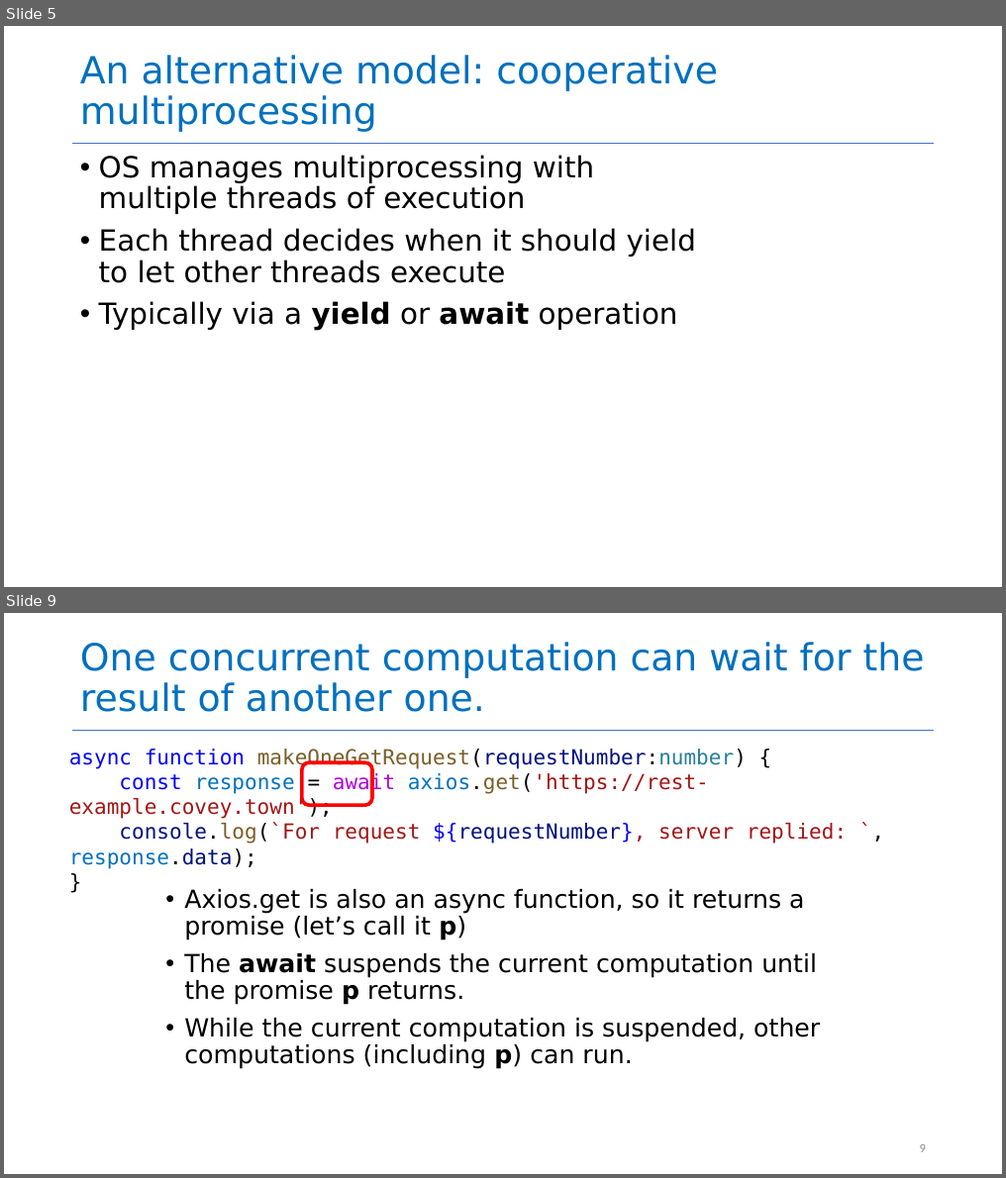
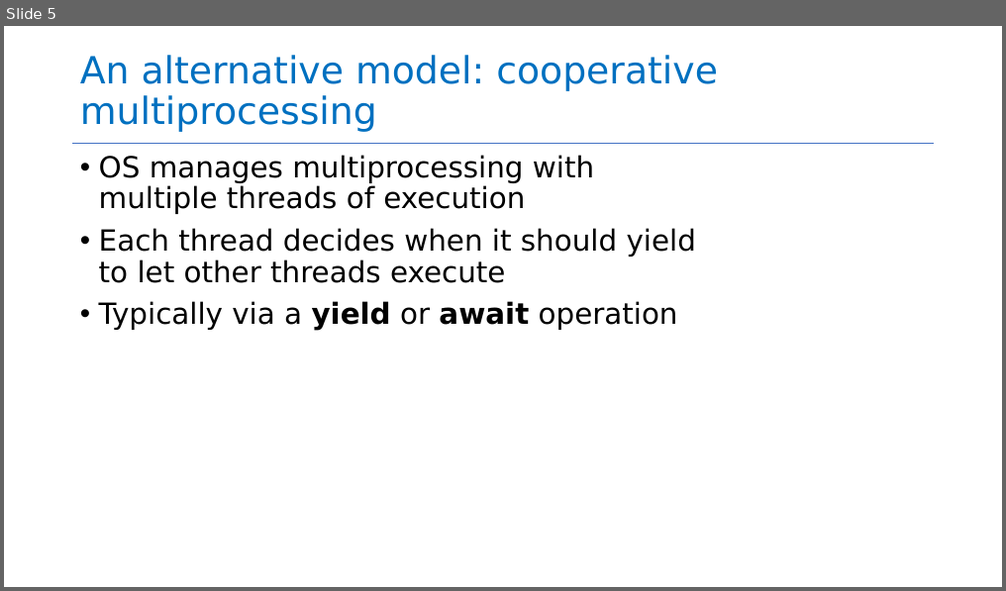
Before and after one commit to neu-se/CS4530-Fall-2022, a slide deck: Slides/Module 05 Concurrency Patterns in Typescript.pptx. Shown one above the other, each under a label of ours: slides 5 and 9 before the commit, slide 5 after it; the slides between them are not shown. The pictures are 1006x1178 and 1006x591 pixels, drawn with LibreOffice and Linux fonts; fonts in the diff are those of the drawing. Boxes give left, top, right and bottom in pixels: in the first picture for what was removed or moved away, otherwise in the second. Text is boxed around its words. In the diff, an @@ line names an element or a change of style, - is before the commit and + after.

Commit message:
added slides, examples, for M05

```diff
--- a/Slides/Module 05 Concurrency Patterns in Typescript.pptx
+++ b/Slides/Module 05 Concurrency Patterns in Typescript.pptx
@@ slide 9 removed at [4,613,1002,1174], background #FFFFFF; not listed: 1 template element that a slide beside it also shows @@
@@ title removed at [80,642,925,712] @@
-One concurrent computation can wait for the result of another one.
@@ text removed at [69,749,846,869] @@
-async function makeOneGetRequest(requestNumber:number) {
-const response = await axios.get('https://rest-example.covey.town');
-console.log(`For request ${requestNumber}, server replied: `, response.data);
-}
@@ rounded rectangle removed at [302,762,372,805] @@
@@ text removed at [184,889,820,1069] @@
-• Axios.get is also an async function, so it returns a promise (let’s call it p)
-• The await suspends the current computation until the promise p returns.
-• While the current computation is suspended, other computations (including p) can run.
@@ page number removed at [920,1145,926,1153] @@
-9
```
Also in this commit, not shown: 9 slides changed, 13 slides added, 10 other slides removed, 1 other file.
